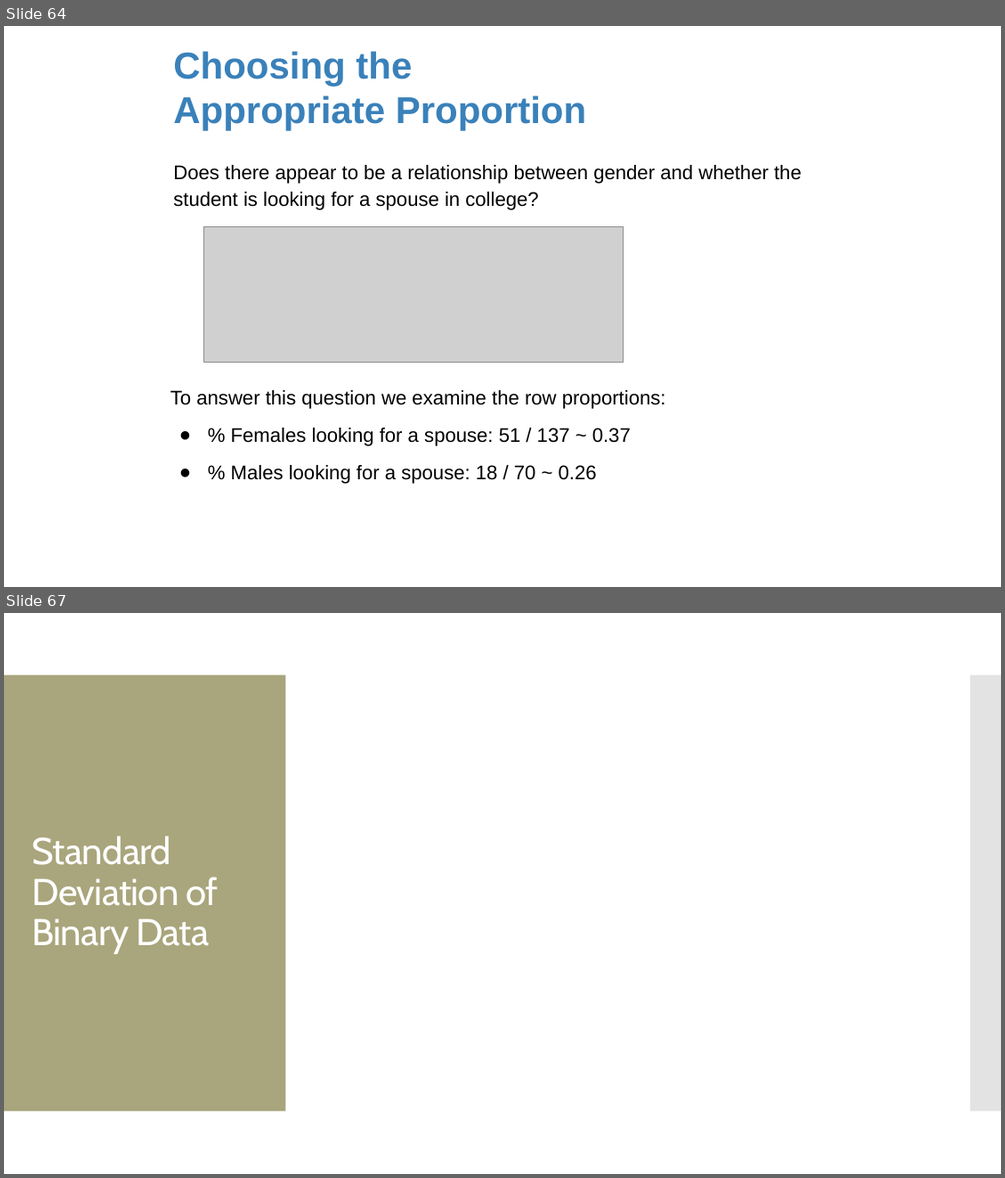
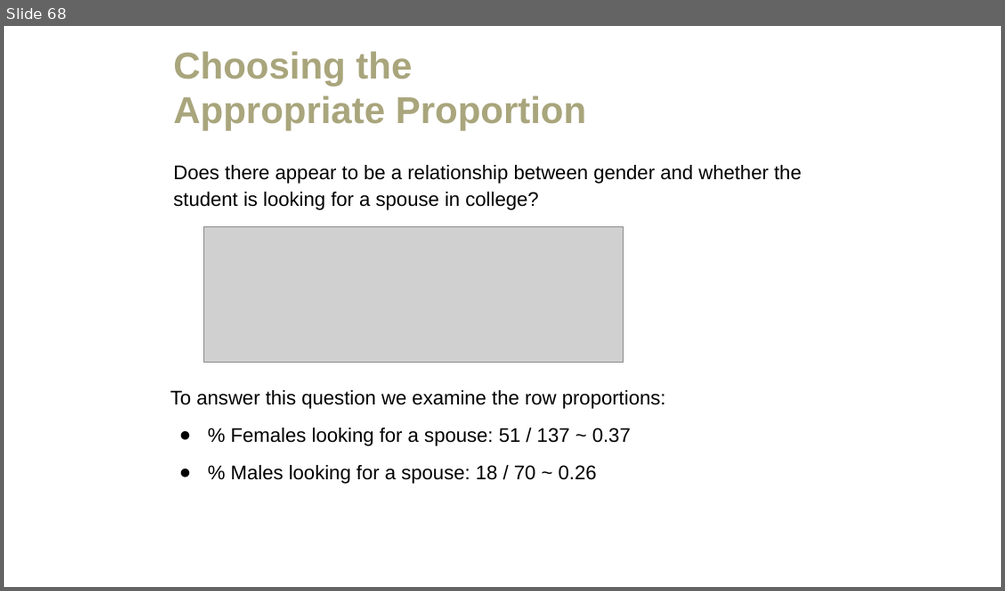
Before and after one commit to amosca01/MATH108-F23, a slide deck: slides/04-summarizing-data.pptx. Shown one above the other, each under a label of ours: slides 64 and 67 before the commit, slide 68 after it; the slides between them are not shown. The pictures are 1005x1178 and 1005x591 pixels, drawn with LibreOffice and Linux fonts; fonts in the diff are those of the drawing; grey boxes stand for pictures. Boxes give left, top, right and bottom in pixels: in the first picture for what was removed or moved away, otherwise in the second. Text is boxed around its words. In the diff, an @@ line names an element or a change of style, - is before the commit and + after.

```diff
--- a/slides/04-summarizing-data.pptx
+++ b/slides/04-summarizing-data.pptx
@@ slide 67 removed at (x1=4, y1=613, x2=1001, y2=1174), background #FFFFFF @@
@@ rectangle removed at (x1=4, y1=675, x2=286, y2=1111) @@
@@ rectangle removed at (x1=971, y1=675, x2=1001, y2=1111) @@
@@ title removed at (x1=32, y1=835, x2=218, y2=954) @@
-Standard Deviation of Binary Data
@@ what was slide 64 is now slide 68 @@
@@ slide 68 changed as well @@
@@ title "Choosing the" at (x1=173, y1=51, x2=586, y2=131): text colour #3A81BA to #A9A57C @@
```
Also in this commit, not shown: 60 other slides changed, 4 slides added, 3 other slides removed, 4 other files.
